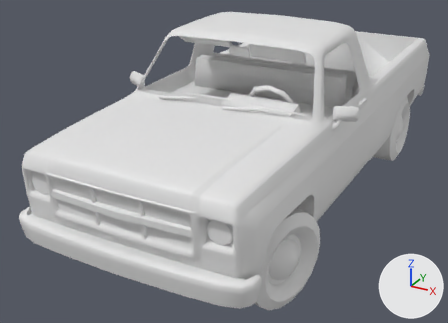
Two versions of the OBJ model v1dx11rr/Assets/camioneta/camioneta.obj, one commit apart.
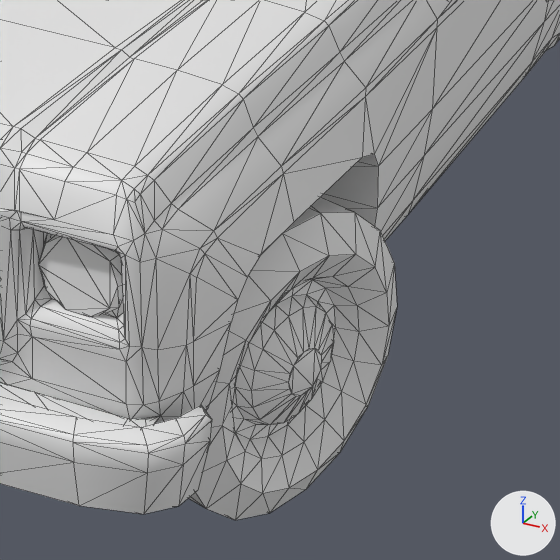
Old and new are each drawn whole from a camera (50 mm lens) standing at (4.85, -10.73, 5.89) and looking at (-0.66, -0.7, 0.87) and again close up on the part from 43% to 83% of the width and 45% to 100% of the height. Every picture has the same lights, and +X, +Y and +Z are marked at lower right. The close-ups show mesh edges as thin lines. Where no turn or scale is listed for an object, it has been applied to the vertices. Vertices at the same position are counted once.

Objects in the first close-up: 'Object001_Mesh'.
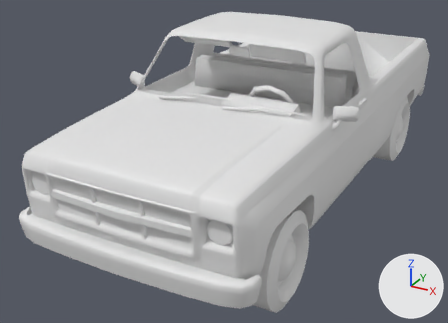
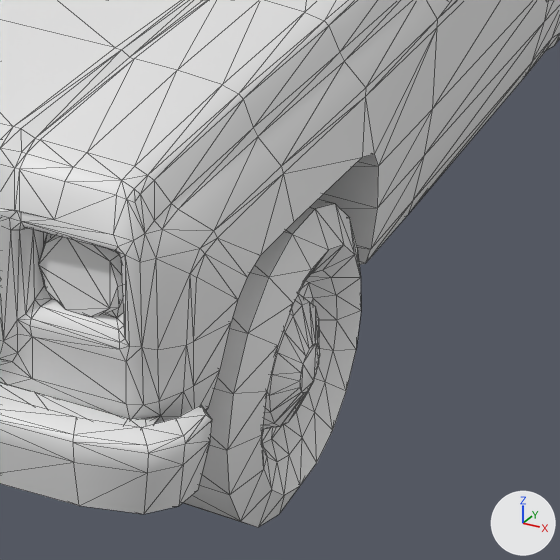
The newer file is also rescaled (x2.873) as a whole; pictures and numbers use the older file's frame.

Boxes [x1, y1, x2, y2] around the edits, measured in the close-ups (560 x 560 px; the box of a moved part takes in the faces that stretch with it):
'Object001_Mesh', reshaped: before [0, 0, 560, 520]; after [0, 0, 560, 527]
part 1 of me_object001_mesh, moved or reshaped: before [189, 198, 397, 520]; after [183, 200, 361, 527]

What the commit changed:
me_object001_mesh has 2077 vertices, 3931 faces and spans x -2.24..2.23, y -5.08..5.42, z 0.12..3.66.
me_object001_mesh is used by ob_object001_mesh; location (0.0, 0.0, 0.0).
me_object001_mesh part 1: the loose piece of 144 vertices spanning x 1.23..2.19, y -4.22..-2.6, z 0.12..1.64 is turned 17.3 degrees about the z axis through its middle, then moved by (-0.01, -0.05, 0.0).
